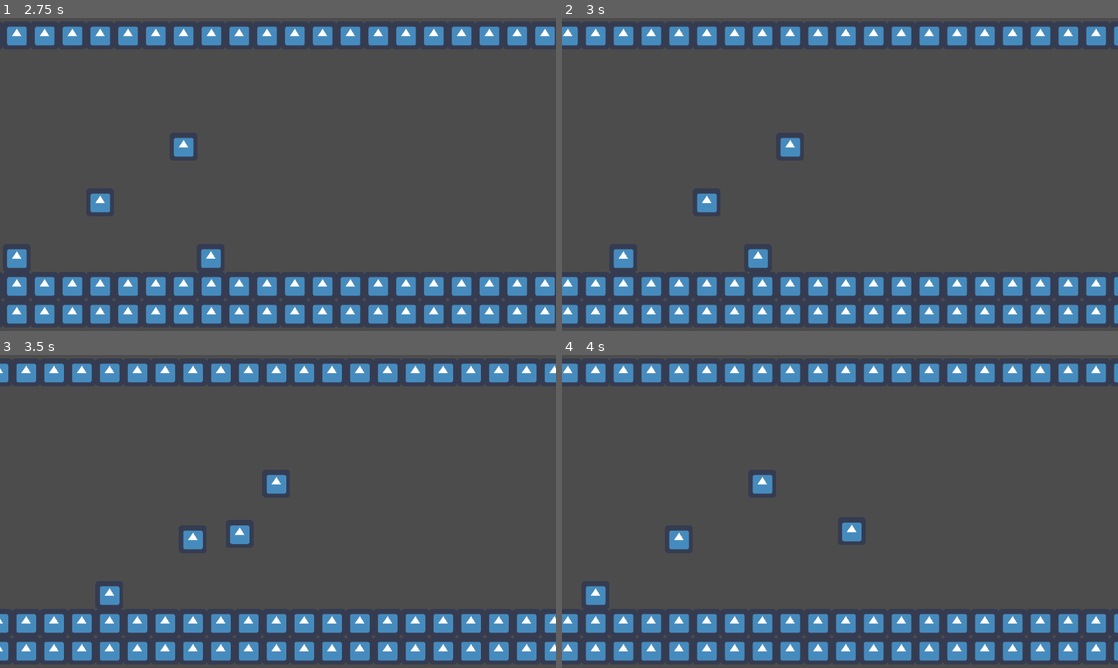
Above: before the commit, frames 1-4 (two rows, left to right).
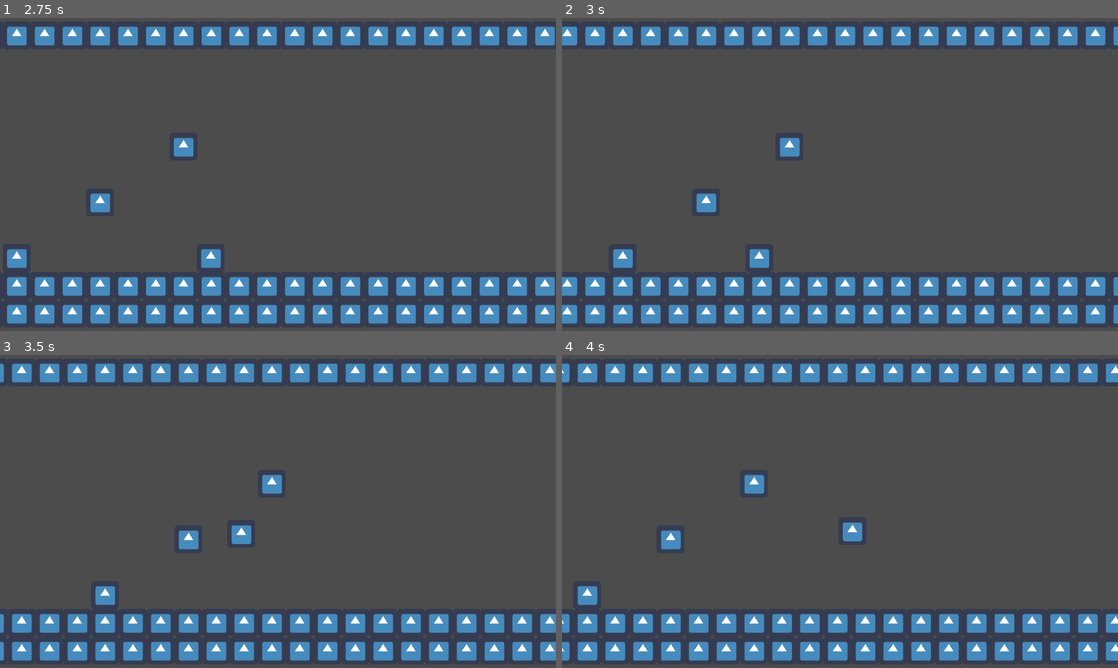
Above: after the commit, the same moments.

Repository: Haerezis/gmtk-gamejam-2022
Game: Godot game, scene res://scenes/test_camera.tscn
Same seed, same stepped clock (60 frames per second), same inputs: the game is played once before the commit and once after it. This scene is started directly instead of the project's main scene. The engine's default icon, where the game draws it, is replaced by a stand-in: a white triangle on a blue panel in a dark square.
Inputs:
- Up to frame 1 (2.75 s): hold D (right) 0.53-2.03 s; tap Space (jump) at 0.77, 1.52 s; hold A (left) from 2.03 s (still down)
- Up to frame 2 (3 s): release A (left) at 2.78 s; hold D (right) from 2.78 s (still down)
- Up to frame 3 (3.5 s): keep holding D (right); tap Space (jump) at 3.02 s
- Up to frame 4 (4 s): keep holding D (right); tap Space (jump) at 3.77 s

Frame 1 is identical in both runs. In frame 2, 2.1% of the frame differs, in the area x 0-100%, y 2-98%; in frame 3, 8.9%; in frame 4, 14%.

Commit message:
added air deaccel

Diff:
--- a/entities/HP Logic/HP_Logic.gd
+++ b/entities/HP Logic/HP_Logic.gd
@@ -9,6 +9,7 @@
 export onready var iframes = $"i-frames".wait_time
 signal die
 
+signal iframes
 # Called when the node enters the scene tree for the first time.
 func _ready():
 	pass
@@ -24,6 +25,7 @@
 		hp = max_hp
 func  die():
 	emit_signal("die")
+
 # Called every frame. 'delta' is the elapsed time since the previous frame.
 #func _process(delta):
 #	pass
--- a/entities/Player/player.gd
+++ b/entities/Player/player.gd
@@ -7,6 +7,7 @@
 var velocity = Vector2.ZERO
 export var shortjumpadjustment = 4
 export var accel = 40 * 60
+export var airdeaccel = 20*60
 export var maxspeed = 400
 export var jump = 150
 export var gravity = 100 * 60
@@ -44,6 +45,8 @@
 	else :
 		if is_on_floor():
 			velocity.x = move_toward(velocity.x,0,accel * delta * 3)
+		else:
+			velocity.x = move_toward(velocity.x,0,airdeaccel * delta)
 #handling movement for y axis
 ##jumping when on the ground
 	if Input.is_action_just_pressed("jump") and is_on_floor() and not jumpbuffer:
@@ -99,3 +102,7 @@
 
 func respawn():
 	pass
+
+
+func _on_HP_Logic_iframes():
+	pass # Replace with function body.
--- a/entities/Player/player.tscn
+++ b/entities/Player/player.tscn
@@ -121,4 +121,5 @@
 
 [connection signal="body_entered" from="landing" to="." method="_on_landing_body_entered"]
 [connection signal="die" from="HP Logic" to="." method="_on_HP_Logic_die"]
+[connection signal="iframes" from="HP Logic" to="." method="_on_HP_Logic_iframes"]
 [connection signal="timeout" from="jumpbuffer timer" to="." method="_on_Timer_timeout"]
